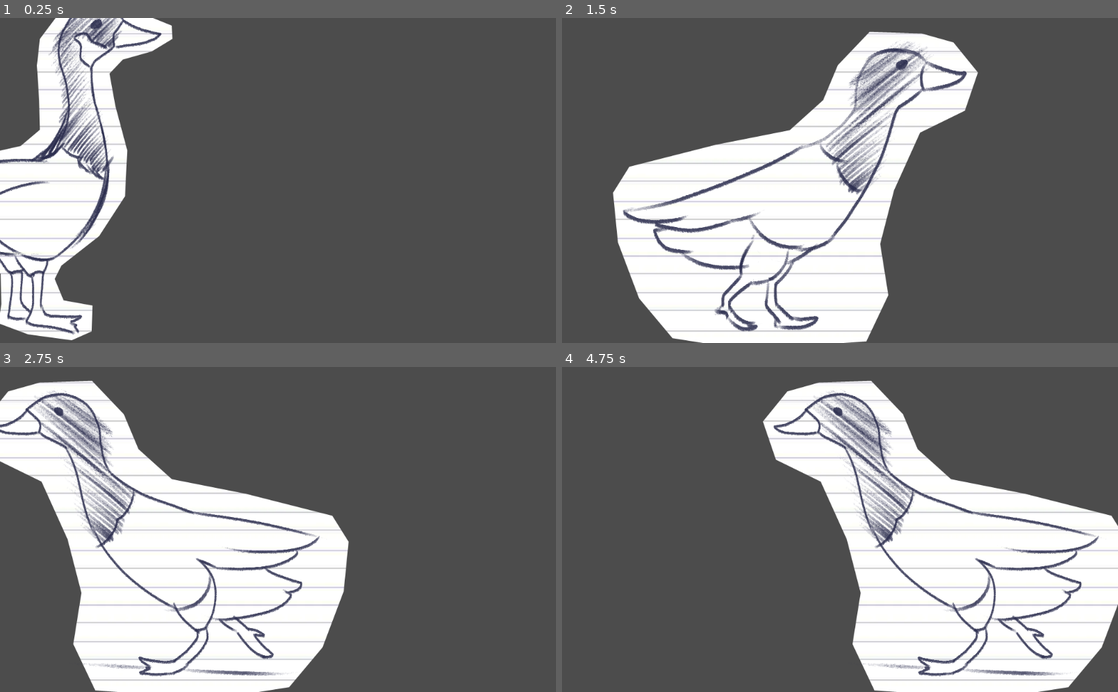
Above: before the commit, frames 1-4 (two rows, left to right).
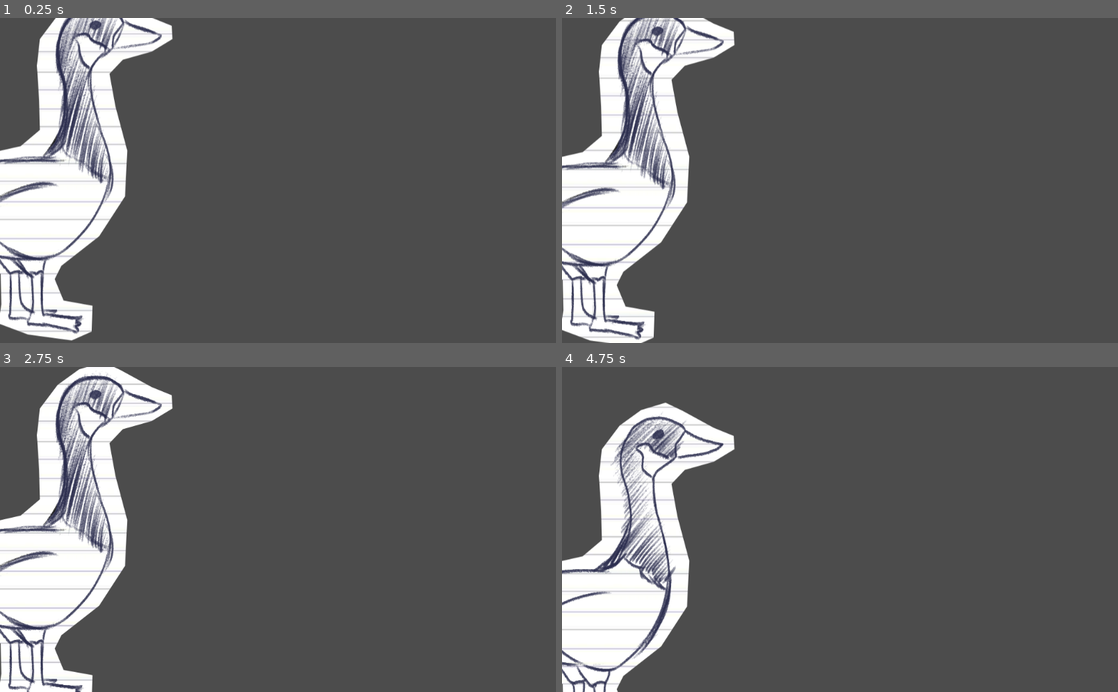
Above: after the commit, the same moments.

Repository: blacheo/Game-Jam-Fall-2022
Game: Godot game, scene res://Player.tscn
The game is run twice, just before and just after one commit, with the same random seed, the same clock (stepped at 60 frames per second) and the same inputs.
Inputs:
- Up to frame 1 (0.25 s): no input
- Up to frame 2 (1.5 s): hold D (move_right) from 0.53 s (still down); tap Space (ui_select) at 0.6, 0.77, 1.07, 1.35 s
- Up to frame 3 (2.75 s): tap Space (ui_select) at 1.52, 1.82, 2.1 s; release D (move_right) at 2.03 s; hold A (move_left) from 2.03 s (still down)
- Up to frame 4 (4.75 s): release A (move_left) at 2.78 s; hold D (move_right) 2.78-4.28 s; tap Space (ui_select) at 2.85, 3.02, 3.32, 3.6, 3.77, 4.07, 4.35, 4.52 s; hold A (move_left) from 4.28 s (still down)

The runs differ from the first frame. In frame 1, 4.7% of the frame differs, in the area x 0-31%, y 0-100%; in frame 2, 47%; in frame 3, 41%; in frame 4, 50%, in the area x 0-100%, y 4-100%.

Commit message:
Ground Collision
Goose falls on ground and collides.

Diff:
--- /dev/null
+++ b/Main.tscn
@@ -0,0 +1,13 @@
+[gd_scene load_steps=3 format=2]
+
+[ext_resource path="res://Player.tscn" type="PackedScene" id=1]
+[ext_resource path="res://Platform.tscn" type="PackedScene" id=2]
+
+[node name="Node" type="Node"]
+
+[node name="Player" parent="." instance=ExtResource( 1 )]
+position = Vector2( 200, 75 )
+scale = Vector2( 0.25, 0.25 )
+
+[node name="Platform" parent="." instance=ExtResource( 2 )]
+position = Vector2( 15, 119 )
--- /dev/null
+++ b/Platform.tscn
@@ -0,0 +1,18 @@
+[gd_scene load_steps=3 format=2]
+
+[ext_resource path="res://GI game jam Fall 2022/ground texture.png" type="Texture" id=1]
+
+[sub_resource type="RectangleShape2D" id=1]
+extents = Vector2( 369.5, 45 )
+
+[node name="Platform" type="StaticBody2D"]
+
+[node name="Sprite" type="Sprite" parent="."]
+position = Vector2( 518, 125 )
+texture = ExtResource( 1 )
+offset = Vector2( -149, -249 )
+
+[node name="CollisionShape2D" type="CollisionShape2D" parent="."]
+position = Vector2( 366, 116 )
+shape = SubResource( 1 )
+one_way_collision = true
--- a/Player.gd
+++ b/Player.gd
@@ -1,35 +1,25 @@
-extends Area2D
+extends KinematicBody2D
 
-export var speed = 400
-# Declare member variables here. Examples:
-# var a = 2
-# var b = "text"
+var run_speed = 350
+var jump_speed = -1000
+var gravity = 10
 
+var velocity = Vector2()
 
-# Called when the node enters the scene tree for the first time.
-func _ready():
-	pass # Replace with function body.
+func get_input():
+	velocity.x = 0
+	var right = Input.is_action_pressed('ui_right')
+	var left = Input.is_action_pressed('ui_left')
+	var jump = Input.is_action_just_pressed('ui_select')
 
+	if is_on_floor() and jump:
+		velocity.y = jump_speed
+	if right:
+		velocity.x += run_speed
+	if left:
+		velocity.x -= run_speed
 
-func _process(delta):
-	var velocity = Vector2.ZERO # The player's movement vector.
-	if Input.is_action_pressed("move_right"):
-		velocity.x += 1
-		$AnimatedSprite.flip_h = false
-	if Input.is_action_pressed("move_left"):
-		velocity.x -= 1
-		$AnimatedSprite.flip_h = true
-	if Input.is_action_pressed("ui_up"):
-		velocity.y -= 1
-
-	if position.y < 100: # this will need to be the platform height instead of a fixed number.
-		velocity.y += 0.2
-
-
-	if abs(velocity.x) > 0 or abs(velocity.y) > 0:
-		velocity = velocity.normalized() * speed
-		$AnimatedSprite.animation = "running"
-	else:
-		$AnimatedSprite.animation = "idle"
-
-	position += velocity * delta
+func _physics_process(delta):
+	velocity.y += gravity * delta
+	get_input()
+	velocity = move_and_slide(velocity, Vector2(0, -1))
--- a/Player.tscn
+++ b/Player.tscn
@@ -30,8 +30,12 @@
 "speed": 5.0
 } ]
 
-[node name="Player" type="Area2D"]
+[sub_resource type="RectangleShape2D" id=2]
+extents = Vector2( 259.5, 308 )
+
+[node name="Player" type="KinematicBody2D"]
 position = Vector2( 18, 253 )
+collision_layer = 15
 script = ExtResource( 1 )
 __meta__ = {
 "_edit_group_": true
@@ -40,8 +44,8 @@
 [node name="AnimatedSprite" type="AnimatedSprite" parent="."]
 frames = SubResource( 1 )
 animation = "idle"
-frame = 1
 playing = true
 
-[node name="CollisionPolygon2D" type="CollisionPolygon2D" parent="."]
-polygon = PoolVector2Array( 0, -4, -182, 49, -258, 149, -76, 202, -20, 223, -26, 311, 109, 349, 147, 328, 153, 267, 100, 267, 86, 231, 130, 184, 203, 96, 224, -4, 186, -142, 230, -186, 297, -209, 297, -239, 183, -309, 115, -286, 45, -215, 56, -92 )
+[node name="CollisionShape2D" type="CollisionShape2D" parent="."]
+position = Vector2( 27.5, 17 )
+shape = SubResource( 2 )
Not shown: 1 places in Player.tscn that only renumber resources
Not shown, added: .DS_Store
